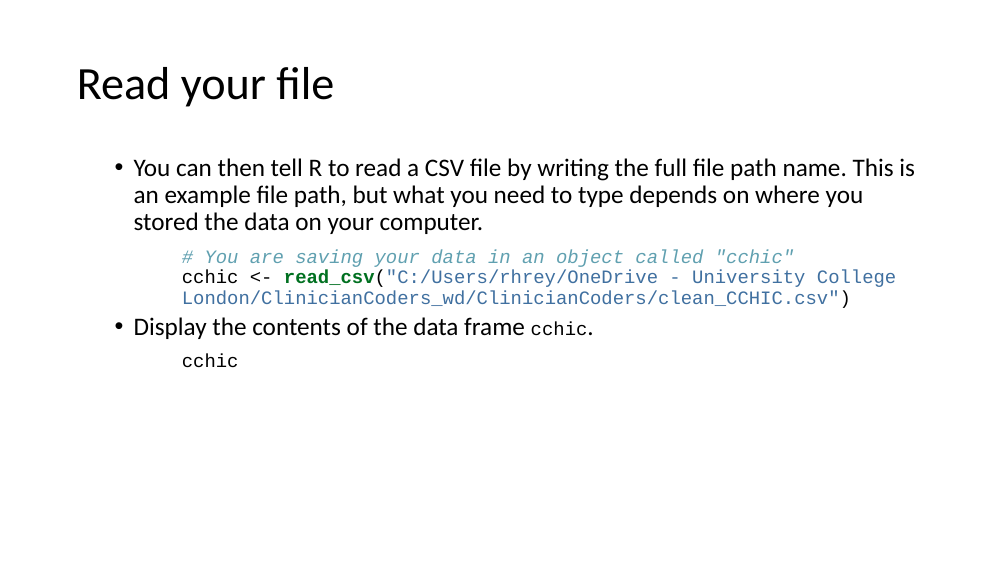
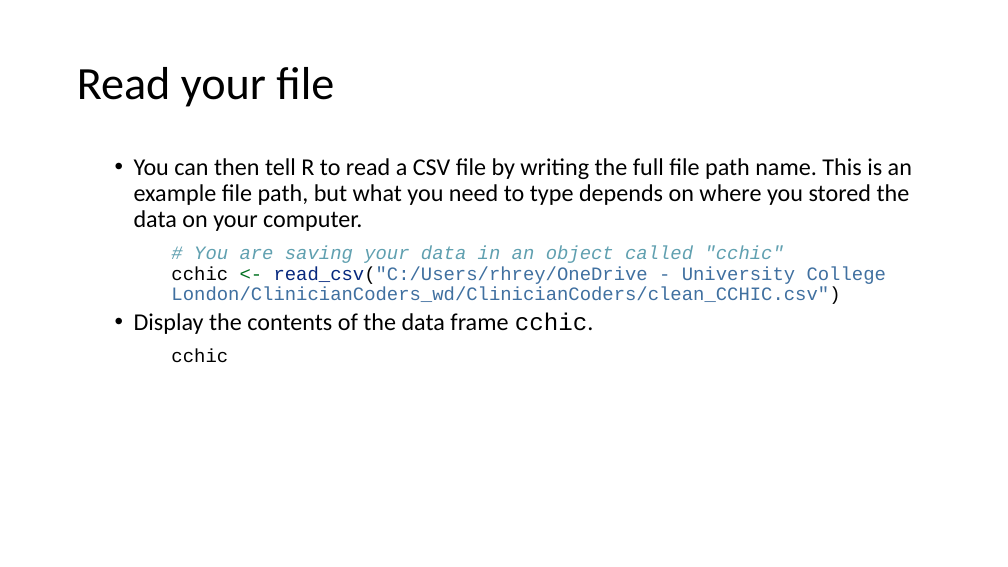
Before and after one commit to ClinicianCoders/ClinicianCoders, a slide deck: slide 18 of Workshops/Workshop3.pptx. Drawn at 1008x567 pixels with LibreOffice and Linux fonts; fonts in the diff are those of the drawing. Boxes give left, top, right and bottom in pixels: in the first picture for what was removed or moved away, otherwise in the second. Text is boxed around its words. In the diff, an @@ line names an element or a change of style, - is before the commit and + after.

Commit message:
Fix overly large code font size in recent knits
Prior to this commit, rekniting slides results in code chunk font sizes
larger than before, causing some sections to overflow off the slide.
This commit edits Images/template.pptx to restore formatting to as close
as possible the original look. This was done by editing the headings in
the Master Slide. The fix isn't perfect, notably whenever normal text is
used now with no heading at all, it is too small. As a result, I've
edited Rmd files where neccessary to ensure all normal text has bullets.
I then reknit all Rmd files with the new template and looked them over
to make sure nothing looks dodgy.

```diff
--- a/Workshops/Workshop3.pptx
+++ b/Workshops/Workshop3.pptx
@@ text "You can then tell R ..." at <box>134,158,912,363</box>: size 24 to 23 pt in "You can then tell R to read ...", "Display the contents of the data frame ..."; text colour #000000 to #007020 in "<-"; text colour #007020 to #06287E, bold off in "read_csv("C:/Users/rhrey/OneDrive"; size 18 to 23 pt in "cchic."; indent changed @@
```
Also in this commit, not shown: 32 other slides changed, 12 other files.
